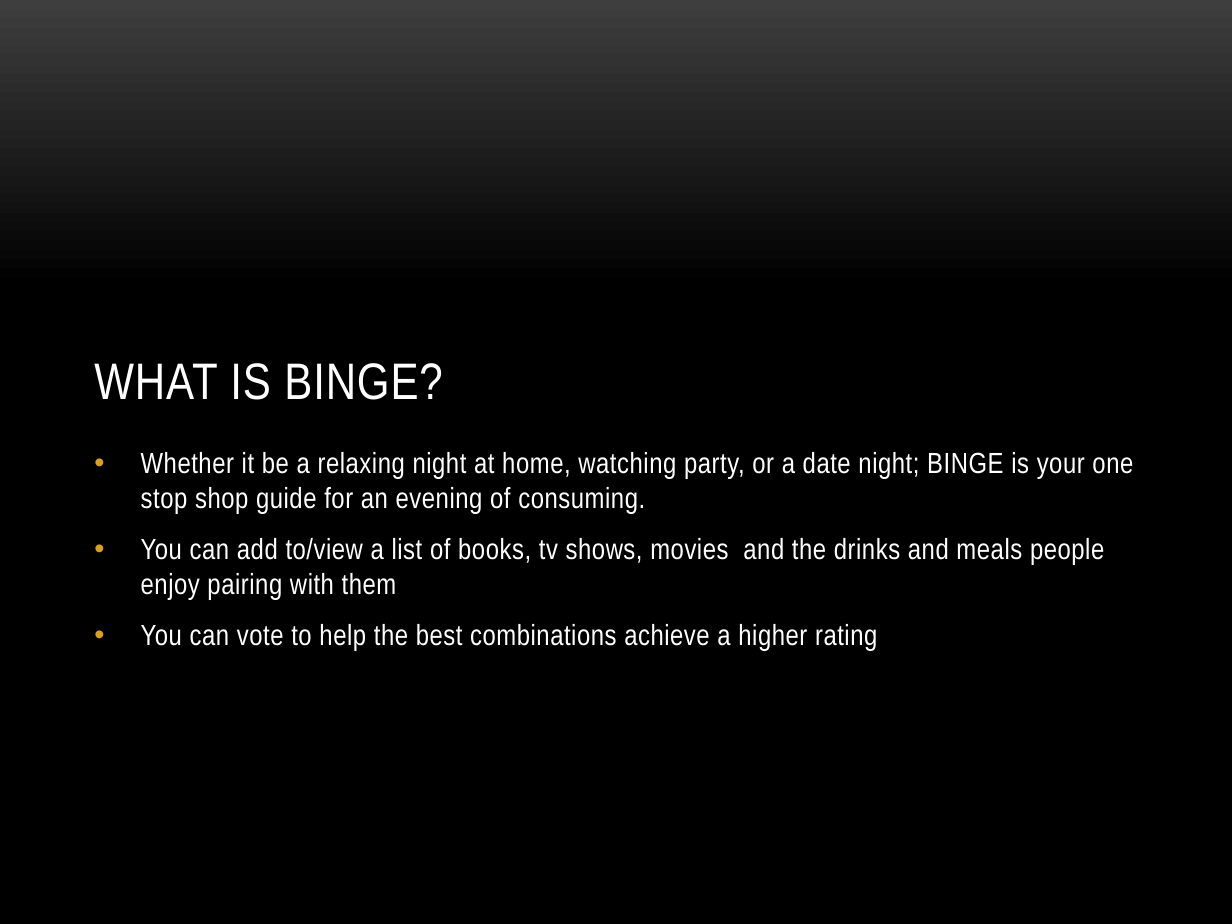
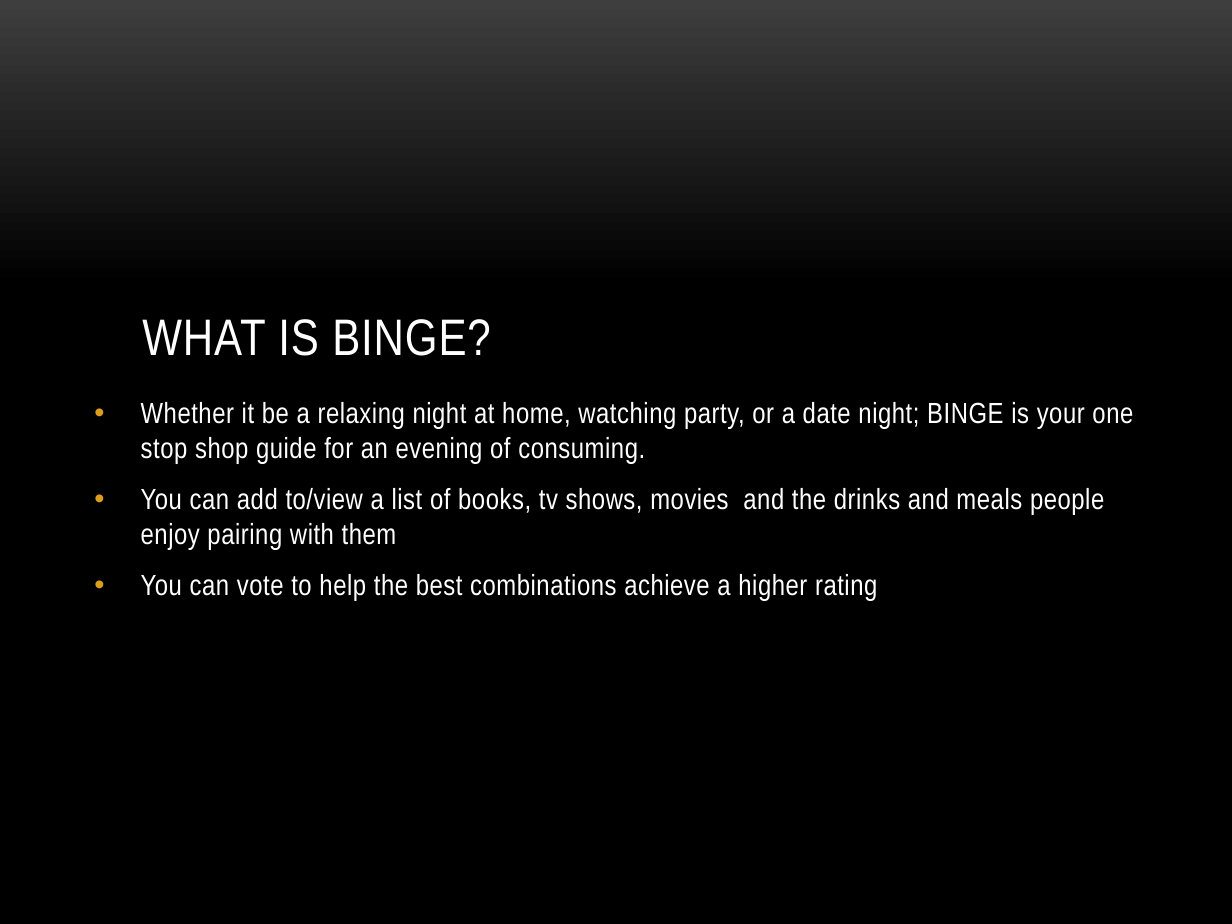
Before and after one commit to dmaddox/Binge, a slide deck: slide 2 of BINGE.pptx. Drawn at 1232x924 pixels with LibreOffice and Linux fonts; fonts in the diff are those of the drawing; background and template pictures are left out. Boxes give left, top, right and bottom in pixels: in the first picture for what was removed or moved away, otherwise in the second. Text is boxed around its words. In the diff, an @@ line names an element or a change of style, - is before the commit and + after.

```diff
--- a/BINGE.pptx
+++ b/BINGE.pptx
@@ title "WHAT IS BINGE?": place and size @@
-title "WHAT IS BINGE?" at (94, 363, 442, 400)
+title "WHAT IS BINGE?" at (142, 319, 490, 356)
@@ text "Whether it be a relaxing ...": place and size @@
-text "Whether it be a relaxing ..." at (141, 452, 1133, 651)
+text "Whether it be a relaxing ..." at (141, 402, 1133, 601)
```
Also in this commit, not shown: 4 other slides changed, 3 slides added, 2 slides removed.
